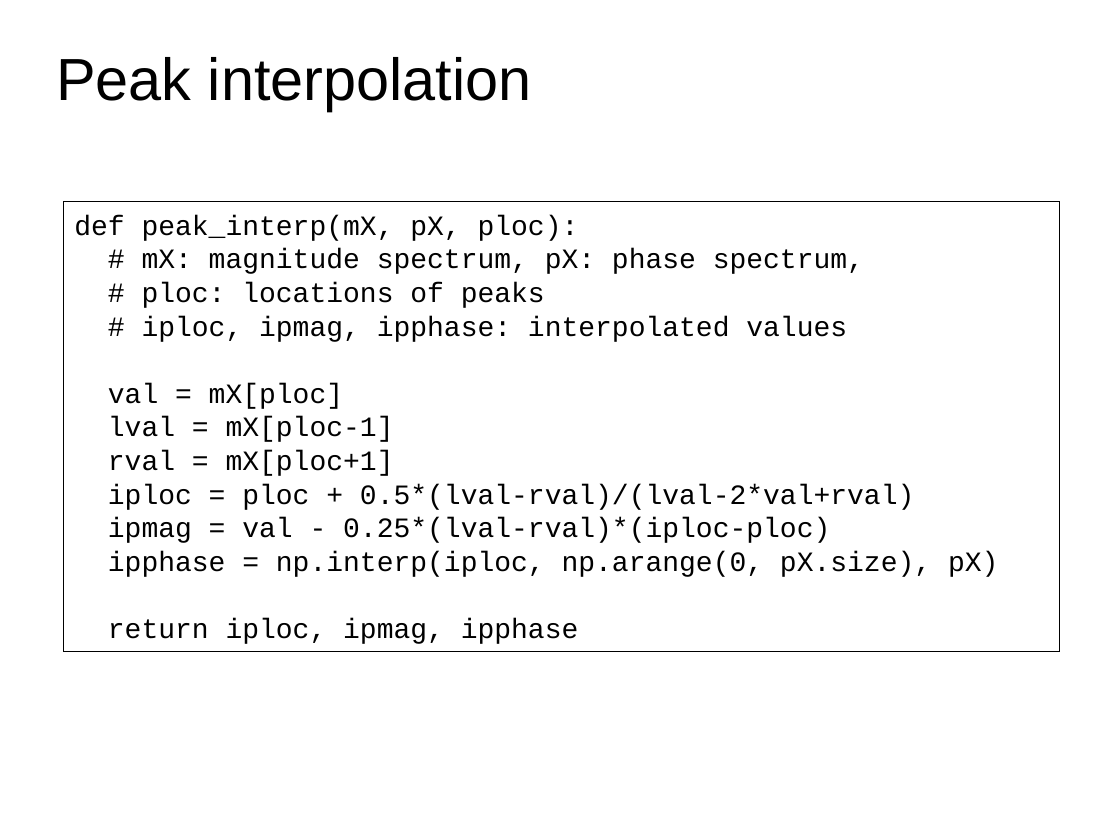
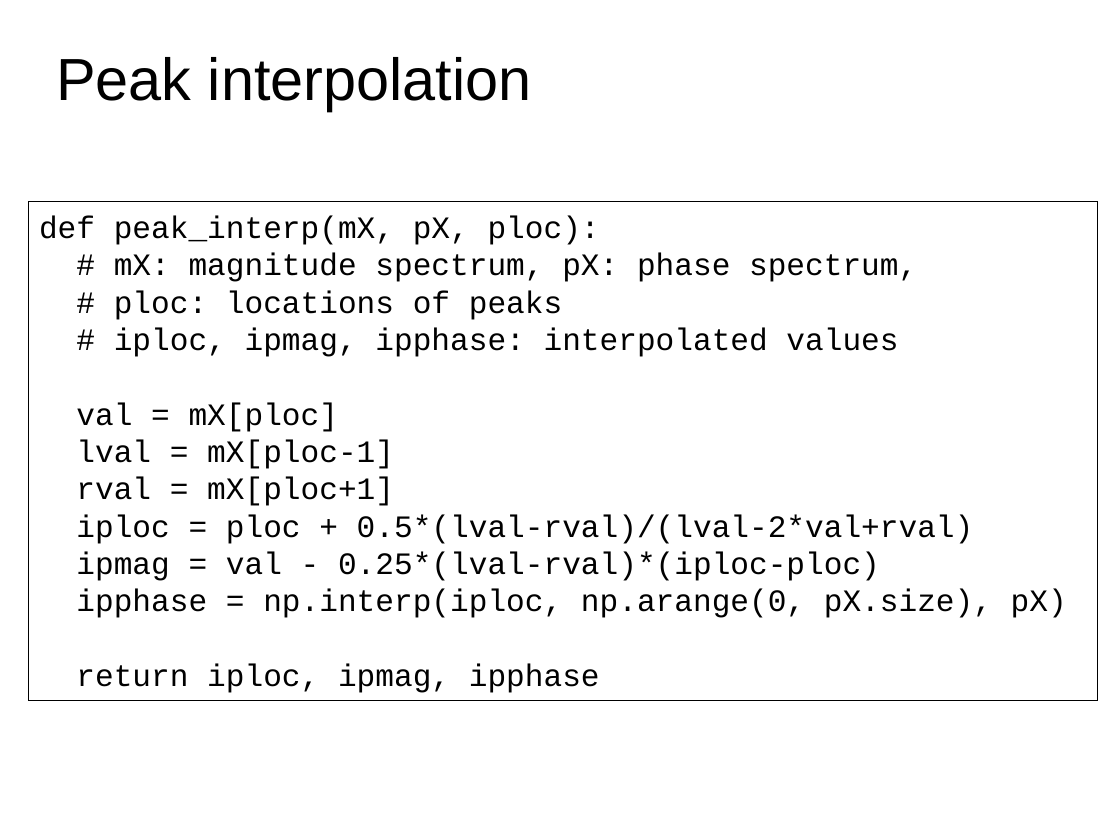
Before and after one commit to MTG/sms-tools, a slide deck: slide 20 of teaching-material/lectures/lect5-Sinusoidal-model/5-Sinusoidal-Model.odp. Drawn at 1120x840 pixels with LibreOffice and Linux fonts; fonts in the diff are those of the drawing. Boxes give left, top, right and bottom in pixels: in the first picture for what was removed or moved away, otherwise in the second. Text is boxed around its words. In the diff, an @@ line names an element or a change of style, - is before the commit and + after.

```diff
--- a/teaching-material/lectures/lect5-Sinusoidal-model/5-Sinusoidal-Model.odp
+++ b/teaching-material/lectures/lect5-Sinusoidal-model/5-Sinusoidal-Model.odp
@@ rectangle "def peak_interp(mX, pX, ploc):": place and size @@
-rectangle "def peak_interp(mX, pX, ploc):" at bbox=[64, 202, 1061, 652]
+rectangle "def peak_interp(mX, pX, ploc):" at bbox=[28, 202, 1098, 700]
@@ rectangle "def peak_interp(mX, pX, ploc):" at bbox=[28, 202, 1098, 700]: size 18 to 20 pt @@
```
Also in this commit, not shown: 10 other slides changed, 2 slides added, 1 slide removed, 26 other files.
